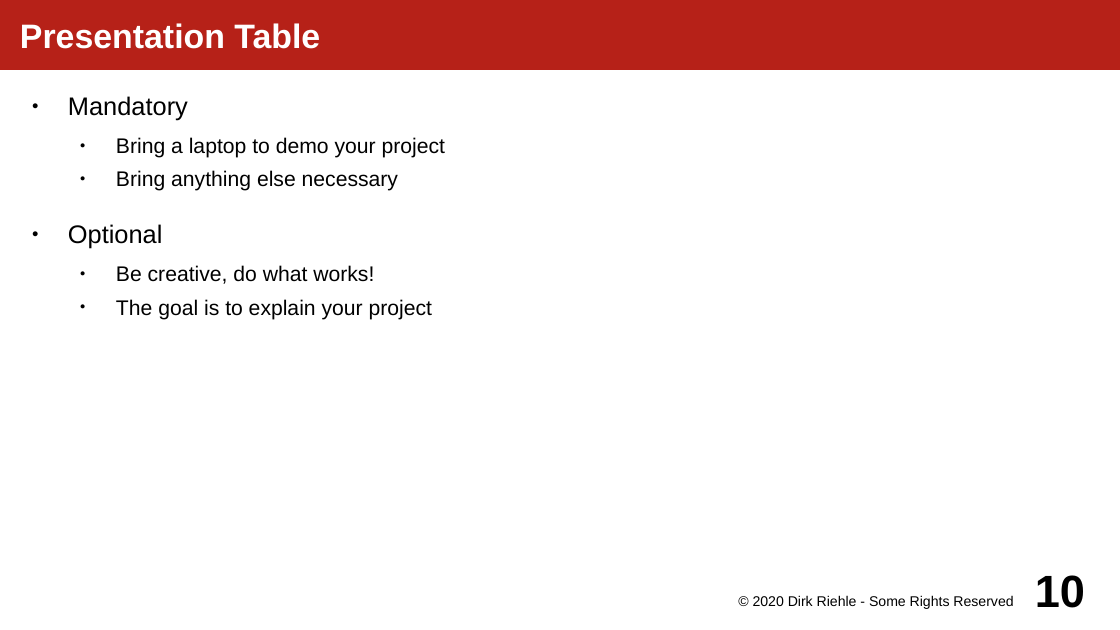
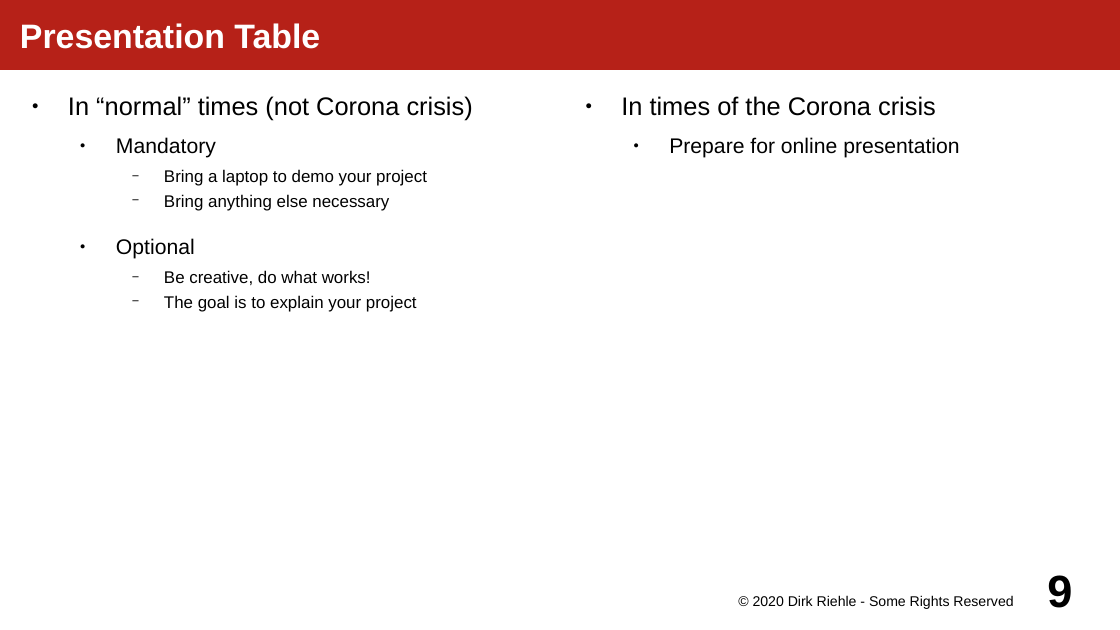
Before and after one commit to dirkriehle/amos-course, a slide deck: slide 9 of Lecture slides/AMOS H01 - Demo Day Preparation.odp (slide 10 before the commit). Drawn at 1120x630 pixels with LibreOffice and Linux fonts; fonts in the diff are those of the drawing. Boxes give left, top, right and bottom in pixels: in the first picture for what was removed or moved away, otherwise in the second. Text is boxed around its words. In the diff, an @@ line names an element or a change of style, - is before the commit and + after.

Commit message:
Updated slides for an online (virtual) 2020 AMOS demo day

```diff
--- a/Lecture slides/AMOS H01 - Demo Day Preparation.odp
+++ b/Lecture slides/AMOS H01 - Demo Day Preparation.odp
@@ text at (68, 96, 473, 120): paragraph added @@
+● In “normal” times (not Corona crisis)
@@ text added at (621, 96, 959, 158), 15 pt, text #000000 @@
+● In times of the Corona crisis
+  ● Prepare for online presentation
@@ text at (116, 137, 427, 312): size 18 to 15 pt in "Mandatory", "Optional"; size 15 to 12 pt in "Bring a laptop to demo your project", "Bring anything else necessary", "Be creative, do what works!", "The goal is to explain your project"; list level 1 to 2 in "Mandatory"; bullet ● to −; list level 2 to 3 in "Bring a laptop to demo ..."; list level 2 to 3 in "Bring anything else necessary"; list level 1 to 2 in "Optional"; list level 2 to 3 in "Be creative, do what works!"; list level 2 to 3 in "The goal is to explain ..." @@
@@ page number at (1047, 575, 1072, 608): text changed @@
-10
+9
```
Also in this commit, not shown: 4 other slides changed, 1 slide removed, 4 other files.
